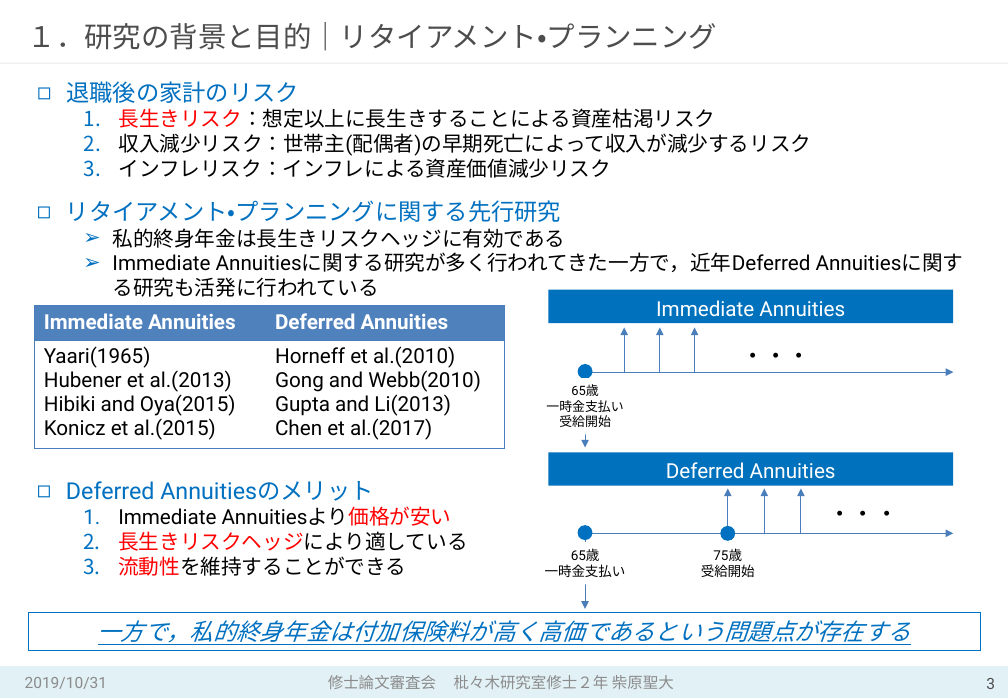
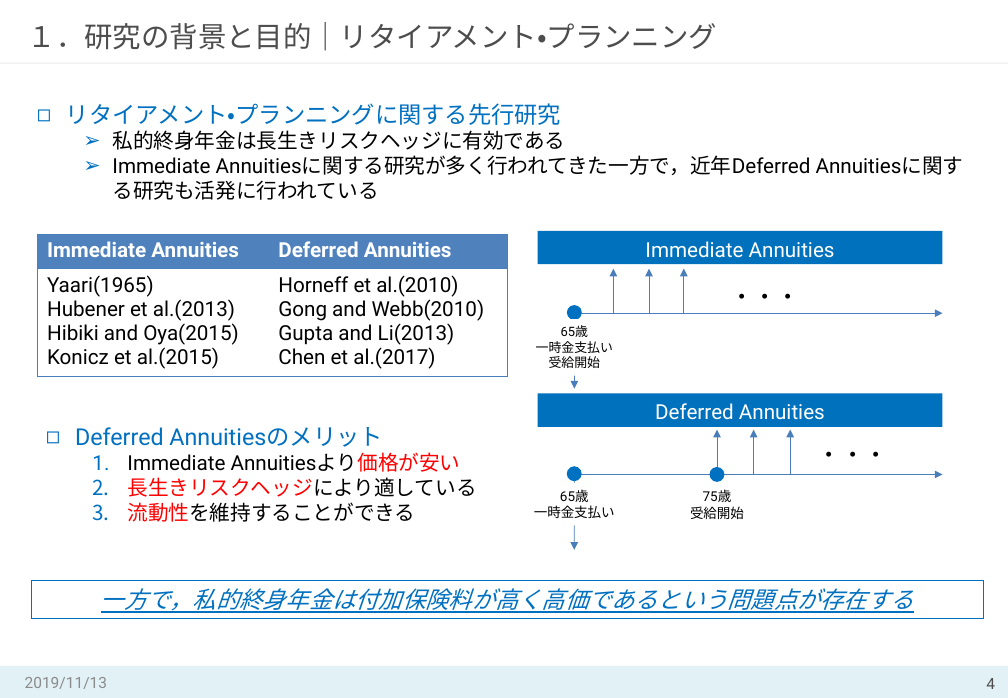
Before and after one commit to MasahiroShibahara/Open, a slide deck: slide 4 of Masahiro_Shibahara①.pptx (slide 3 before the commit). Drawn at 1008x698 pixels with LibreOffice and Linux fonts; fonts in the diff are those of the drawing. Boxes give left, top, right and bottom in pixels: in the first picture for what was removed or moved away, otherwise in the second. Text is boxed around its words. In the diff, an @@ line names an element or a change of style, - is before the commit and + after.

```diff
--- a/Masahiro_Shibahara①.pptx
+++ b/Masahiro_Shibahara①.pptx
@@ text removed at bbox=[66, 81, 812, 178] @@
-◻ 退職後の家計のリスク
-  1. 長生きリスク：想定以上に長生きすることによる資産枯渇リスク
-  2. 収入減少リスク：世帯主(配偶者)の早期死亡によって収入が減少するリスク
-  3. インフレリスク：インフレによる資産価値減少リスク
@@ text "リタイアメント・プランニングに関する先行研究": place and size @@
-text "リタイアメント・プランニングに関する先行研究" at bbox=[66, 200, 811, 272]
+text "リタイアメント・プランニングに関する先行研究" at bbox=[66, 103, 811, 175]
@@ table: place and size @@
-table at bbox=[34, 306, 504, 449]
+table at bbox=[38, 235, 508, 377]
@@ text "Deferred Annuitiesのメリット": place and size @@
-text "Deferred Annuitiesのメリット" at bbox=[66, 481, 467, 576]
+text "Deferred Annuitiesのメリット" at bbox=[75, 427, 476, 522]
@@ 10 arrows, 5 texts, 3 ellipses, 2 rectangles: place and size @@
-10 arrows, 5 texts, 3 ellipses, 2 rectangles at bbox=[545, 289, 954, 609]
+10 arrows, 5 texts, 3 ellipses, 2 rectangles at bbox=[534, 231, 943, 550]
@@ rectangle "一方で，私的終身年金は付加保険料が高く高価であるという問題点が存在する": place and size @@
-rectangle "一方で，私的終身年金は付加保険料が高く高価であるという問題点が存在する" at bbox=[28, 612, 980, 650]
+rectangle "一方で，私的終身年金は付加保険料が高く高価であるという問題点が存在する" at bbox=[31, 581, 983, 618]
@@ text at bbox=[25, 677, 107, 689]: text changed @@
-2019/10/31
+2019/11/13
@@ text removed at bbox=[328, 675, 674, 689] @@
-修士論文審査会 枇々木研究室修士２年 柴原聖大
@@ page number at bbox=[986, 678, 995, 689]: text changed @@
-3
+4
```
Also in this commit, not shown: 40 other slides changed, 6 slides added.
